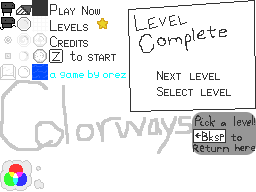
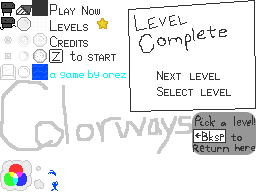
Layered file, before and after one edit (w=256, h=192). Changes by layer:
painted on "thot" over [48, 170, 58, 191]
